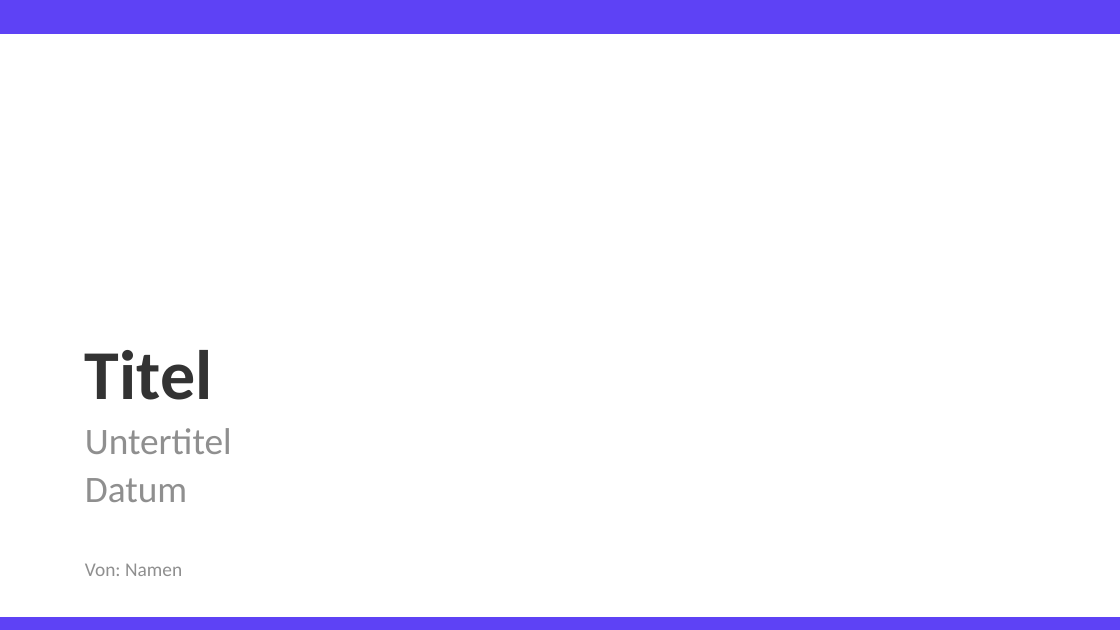
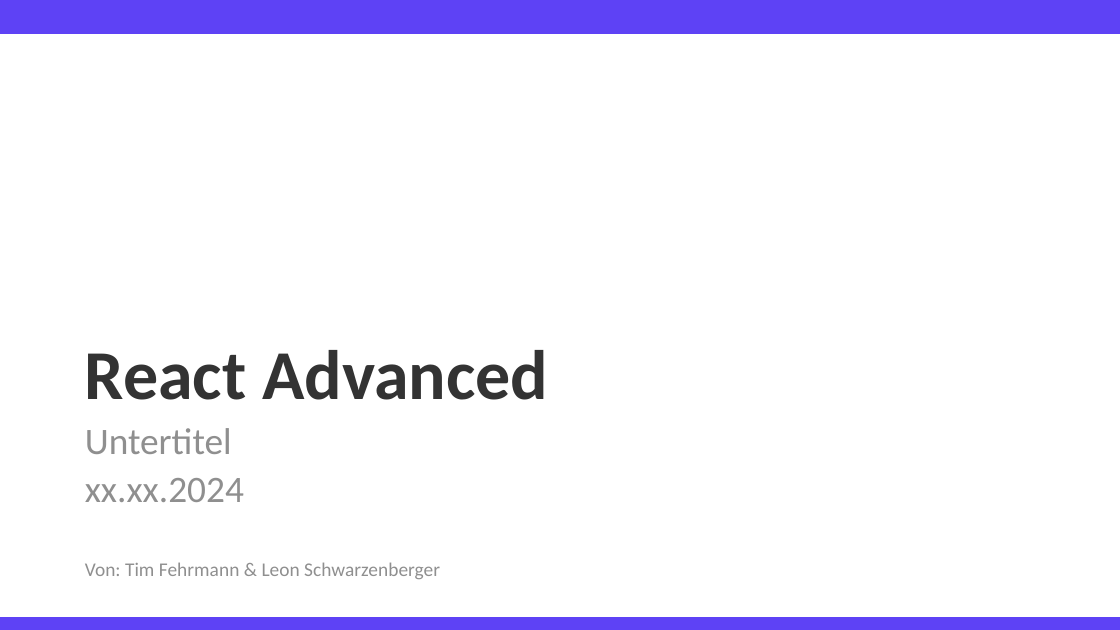
Before and after one commit to TimFehrmannAclue/techlabor_trainings_react_advanced, a slide deck: slide 1 of training_react_advanced.pptx. Drawn at 1120x630 pixels with LibreOffice and Linux fonts; fonts in the diff are those of the drawing; background and template pictures are left out. Boxes give left, top, right and bottom in pixels: in the first picture for what was removed or moved away, otherwise in the second. Text is boxed around its words. In the diff, an @@ line names an element or a change of style, - is before the commit and + after.

Commit message:
updated presentation

```diff
--- a/training_react_advanced.pptx
+++ b/training_react_advanced.pptx
@@ title at [85,350,548,400]: text changed @@
-Titel
+React Advanced
@@ text at [85,478,244,502]: text changed @@
-Datum
+xx.xx.2024
@@ text at [85,562,440,579]: text changed @@
-Von: Namen
+Von: Tim Fehrmann & Leon Schwarzenberger
```
Also in this commit, not shown: 3 other slides changed, 12 slides added, 1 other file.
